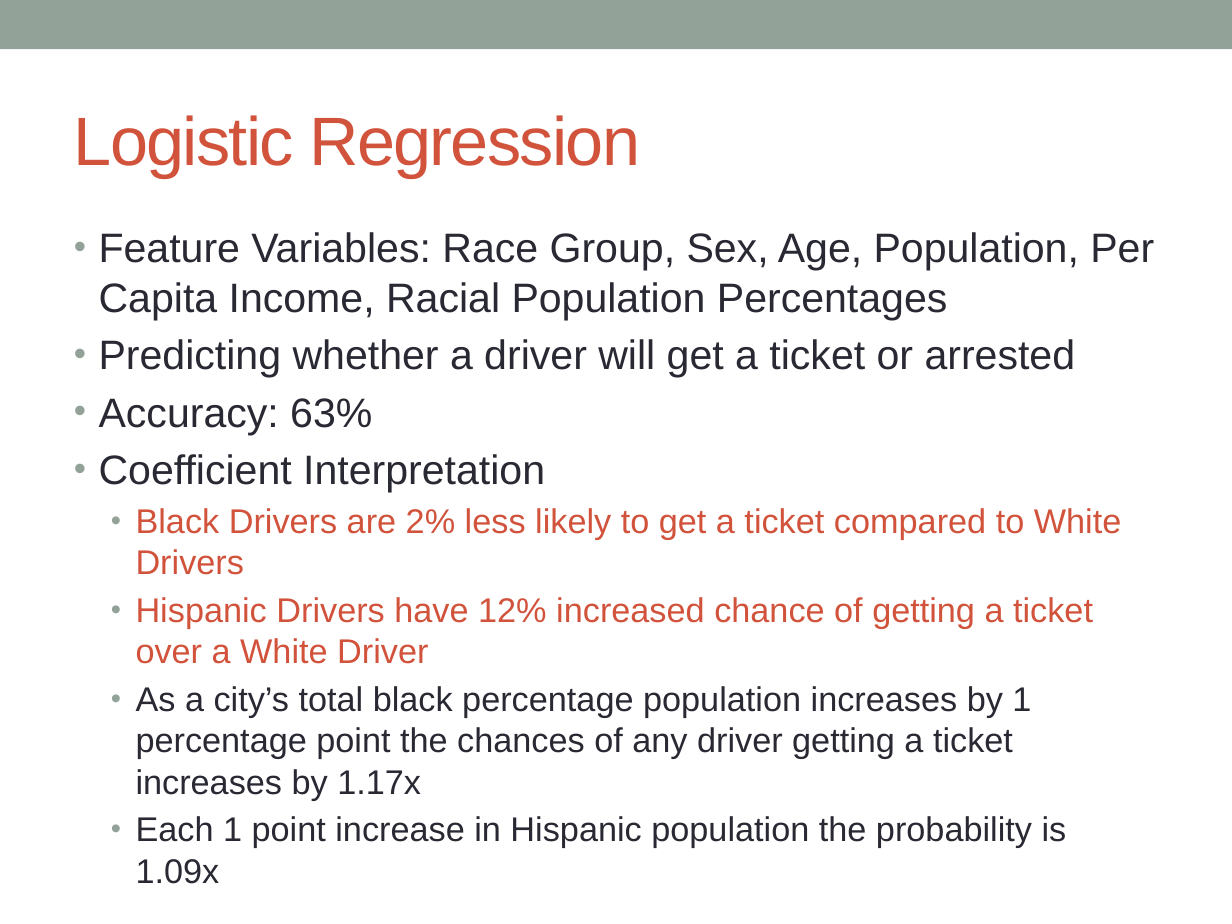
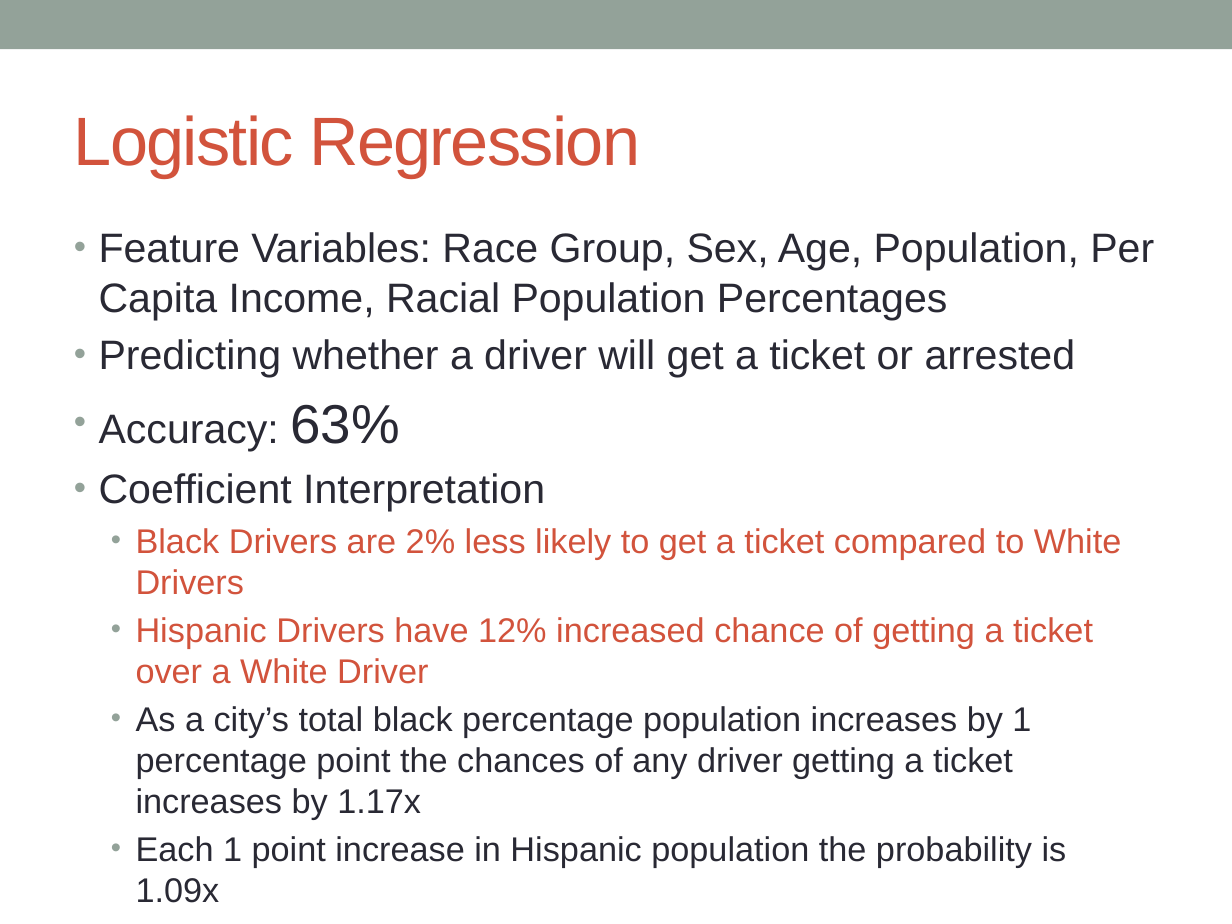
Before and after one commit to aaharrison/GeneralAssembly, a slide deck: slide 15 of Capstone/Connecticut Traffic Stop Final.pptx (slide 13 before the commit). Drawn at 1232x924 pixels with LibreOffice and Linux fonts; fonts in the diff are those of the drawing. Boxes give left, top, right and bottom in pixels: in the first picture for what was removed or moved away, otherwise in the second. Text is boxed around its words. In the diff, an @@ line names an element or a change of style, - is before the commit and + after.

```diff
--- a/Capstone/Connecticut Traffic Stop Final.pptx
+++ b/Capstone/Connecticut Traffic Stop Final.pptx
@@ text at <box>99,404,400,451</box>: size 24 to 32 pt in "63%" @@
```
Also in this commit, not shown: 3 other slides changed, 2 slides added, 1 other file.
